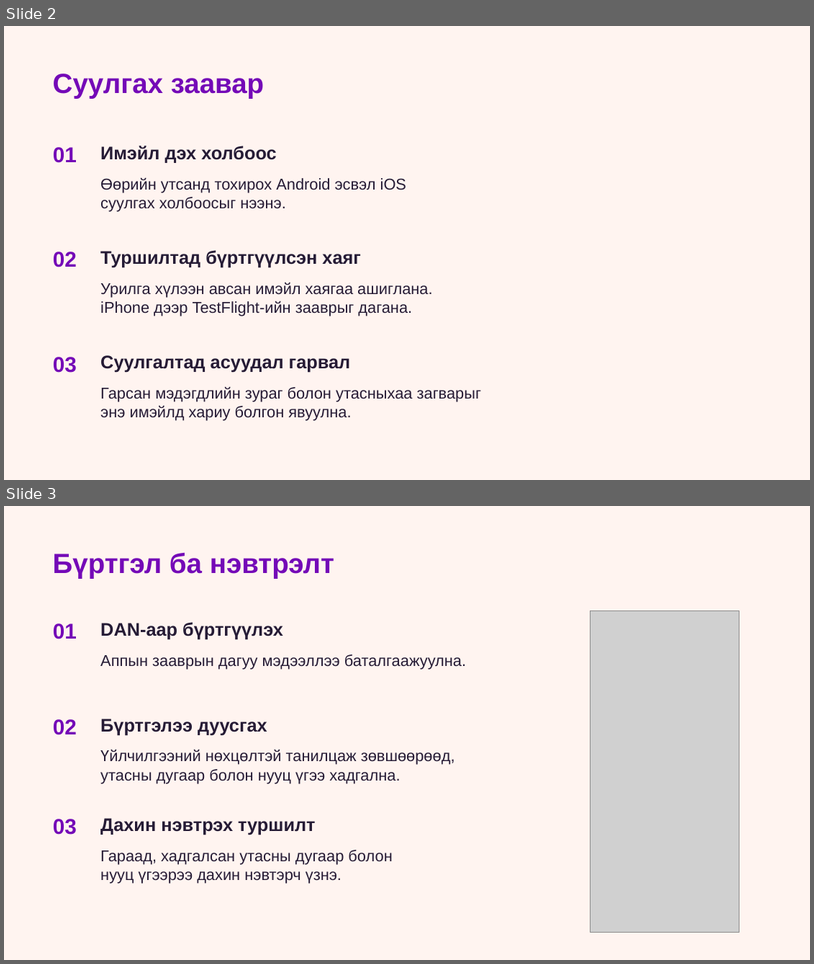
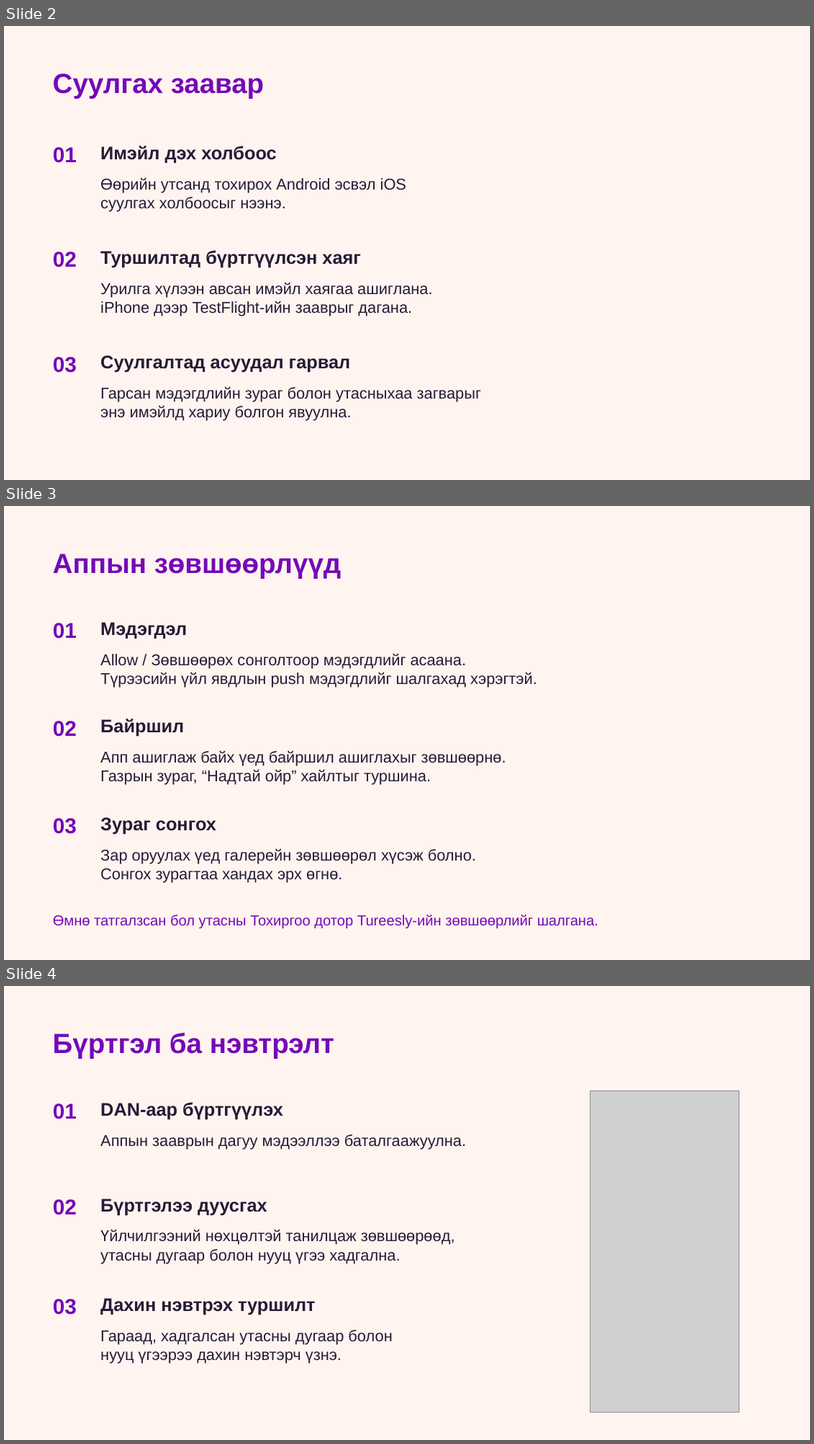
Before and after one commit to Tseba-zavtai/Mashintai, a slide deck: .presentation-build/student-test/candidate.pptx. Shown one above the other, each under a label of ours: slides 2 and 3 before the commit, slides 2, 3 and 4 after it. The pictures are 814x964 and 814x1444 pixels, drawn with LibreOffice and Linux fonts; fonts in the diff are those of the drawing; grey boxes stand for pictures. Boxes give left, top, right and bottom in pixels: in the first picture for what was removed or moved away, otherwise in the second. Text is boxed around its words. In the diff, an @@ line names an element or a change of style, - is before the commit and + after.

Commit message:
feat: Түрээсийн бүрэн урсгал, тоо ширхэг хасах нэмэх, үнэлгээний систем болон EAS iOS тохиргоо нэмэв

```diff
--- a/.presentation-build/student-test/candidate.pptx
+++ b/.presentation-build/student-test/candidate.pptx
@@ slide 3 added at (x1=4, y1=506, x2=810, y2=960), background #FFF4F0 @@
@@ text added at (x1=53, y1=554, x2=342, y2=579), 33 pt, text #7409B7, bold @@
+Аппын зөвшөөрлүүд
@@ text added at (x1=53, y1=623, x2=77, y2=638), 25.5 pt, text #7409B7, bold @@
+01
@@ text added at (x1=100, y1=622, x2=187, y2=638), 21.8 pt, text #251B35, bold @@
+Мэдэгдэл
@@ text added at (x1=100, y1=653, x2=538, y2=687), 18.8 pt, text #251B35 @@
+Allow / Зөвшөөрөх сонголтоор мэдэгдлийг асаана.
+Түрээсийн үйл явдлын push мэдэгдлийг шалгахад хэрэгтэй.
@@ text added at (x1=53, y1=721, x2=77, y2=736), 25.5 pt, text #7409B7, bold @@
+02
@@ text added at (x1=100, y1=718, x2=184, y2=736), 21.8 pt, text #251B35, bold @@
+Байршил
@@ text added at (x1=100, y1=750, x2=507, y2=785), 18.8 pt, text #251B35 @@
+Апп ашиглаж байх үед байршил ашиглахыг зөвшөөрнө.
+Газрын зураг, “Надтай ойр” хайлтыг туршина.
@@ text added at (x1=53, y1=818, x2=77, y2=834), 25.5 pt, text #7409B7, bold @@
+03
@@ text added at (x1=100, y1=817, x2=216, y2=834), 21.8 pt, text #251B35, bold @@
+Зураг сонгох
@@ text added at (x1=100, y1=848, x2=476, y2=883), 18.8 pt, text #251B35 @@
+Зар оруулах үед галерейн зөвшөөрөл хүсэж болно.
+Сонгох зурагтаа хандах эрх өгнө.
@@ text added at (x1=53, y1=914, x2=599, y2=929), 17.2 pt, text #7409B7 @@
+Өмнө татгалзсан бол утасны Тохиргоо дотор Tureesly-ийн зөвшөөрлийг шалгана.
@@ what was slide 3 is now slide 4 @@
```
Also in this commit, not shown: 1 other slide added, 48 other files.
